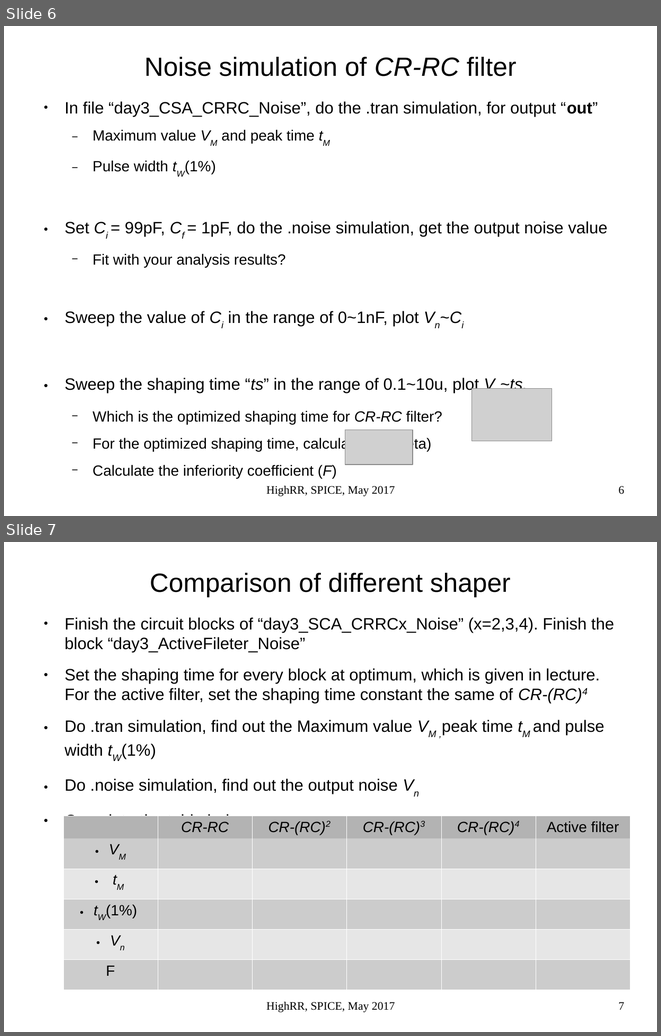
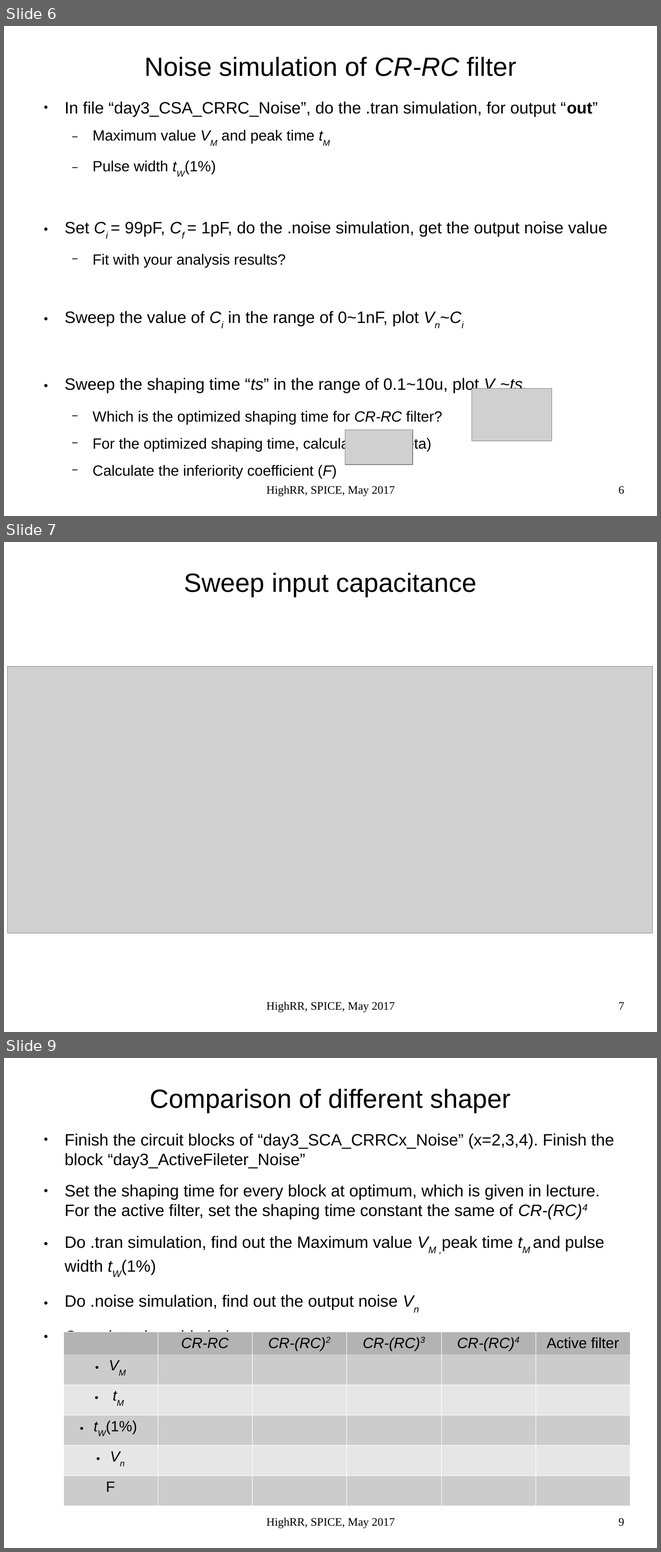
Before and after one commit to yuanzx10/slides, a slide deck: HighRR_Handson_2017/Day3_HandsOn_Solutions.odp. Shown one above the other, each under a label of ours: slides 6 and 7 before the commit, slides 6, 7 and 9 after it; the slides between them are not shown. The pictures are 661x1036 and 661x1552 pixels, drawn with LibreOffice and Linux fonts; fonts in the diff are those of the drawing; grey boxes stand for pictures. Boxes give left, top, right and bottom in pixels: in the first picture for what was removed or moved away, otherwise in the second. Text is boxed around its words. In the diff, an @@ line names an element or a change of style, - is before the commit and + after.

```diff
--- a/HighRR_Handson_2017/Day3_HandsOn_Solutions.odp
+++ b/HighRR_Handson_2017/Day3_HandsOn_Solutions.odp
@@ slide 7 added at <box>4,542,657,1032</box>, background #FFFFFF @@
@@ title added at <box>184,573,476,597</box>, 32 pt, text #000000 @@
+Sweep input capacitance
@@ picture added at <box>8,667,653,933</box> @@
@@ text added at <box>266,1002,395,1012</box>, 14 pt, text #000000 @@
+HighRR, SPICE, May 2017
@@ page number added at <box>618,1002,624,1009</box>, 14 pt, text #000000 @@
+7
@@ what was slide 7 is now slide 9 @@
@@ page number at <box>618,1518,624,1526</box>: text changed @@
-7
+9
```
Also in this commit, not shown: 3 slides changed, 1 other slide added, 1 other file.
